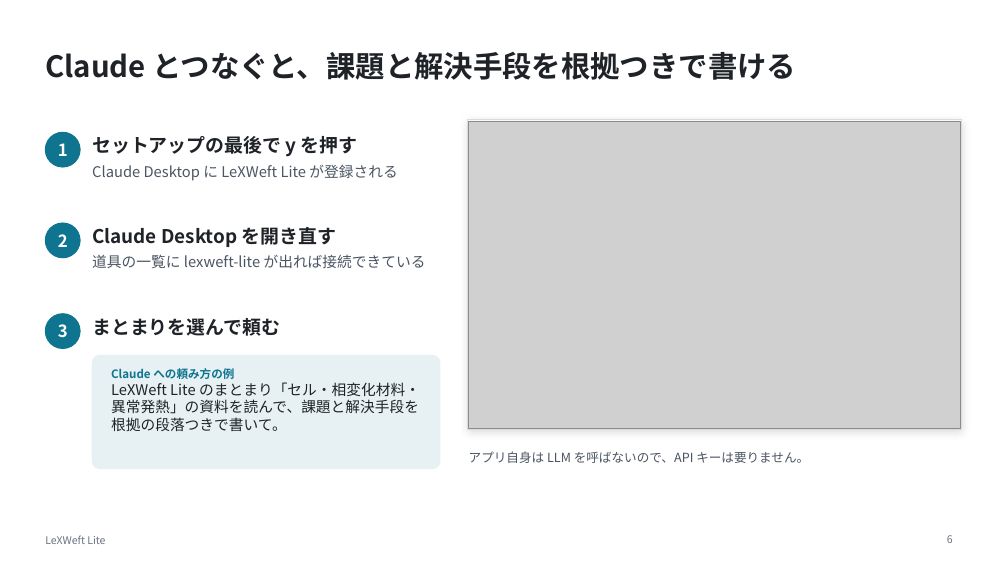
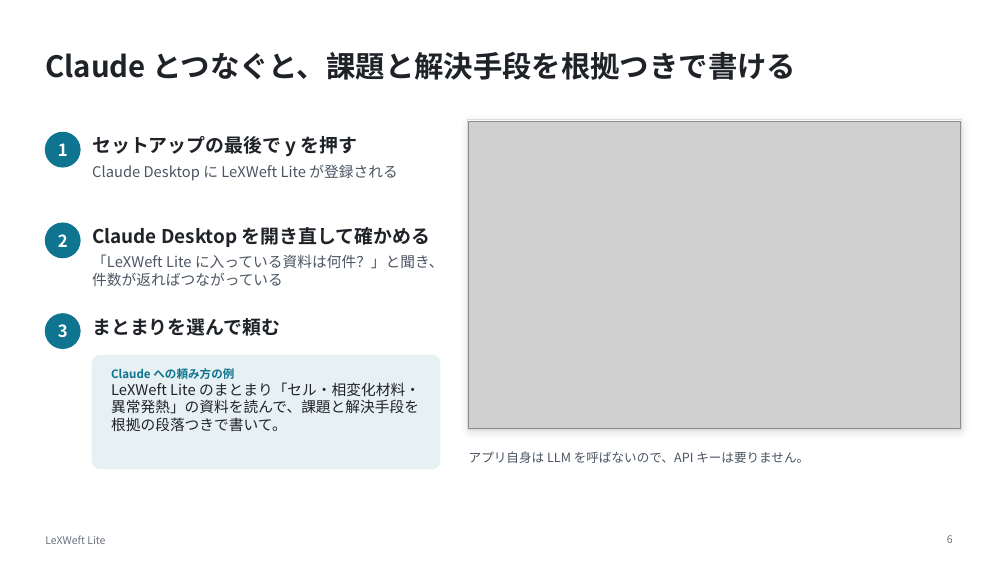
Before and after one commit to muu4649/lexweft-lite, a slide deck: slide 6 of marketing/LeXWeftLite_テスト版のご案内.pptx. Drawn at 1008x567 pixels with LibreOffice and Linux fonts; fonts in the diff are those of the drawing; grey boxes stand for pictures. Boxes give left, top, right and bottom in pixels: in the first picture for what was removed or moved away, otherwise in the second. Text is boxed around its words. In the diff, an @@ line names an element or a change of style, - is before the commit and + after.

```diff
--- a/marketing/LeXWeftLite_テスト版のご案内.pptx
+++ b/marketing/LeXWeftLite_テスト版のご案内.pptx
@@ text at (92, 227, 430, 247): text changed @@
-Claude Desktop を開き直す
+Claude Desktop を開き直して確かめる
@@ text at (92, 254, 444, 286): text changed @@
-道具の一覧に lexweft-lite が出れば接続できている
+「LeXWeft Lite に入っている資料は何件？」と聞き、件数が返ればつながっている
```
Also in this commit, not shown: 1 other slide changed, 11 other files.
